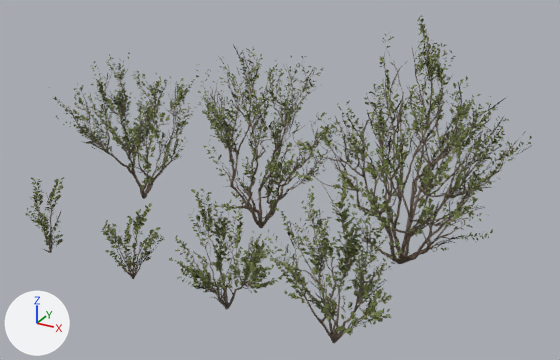
What one commit did to the glTF model assets/models/bush_dry.glb.
Rendered twice from a camera (50 mm lens) standing at (3.59, -5.41, 3.64) and looking at (0.49, 0.22, 0.82). Arrows for +X, +Y and +Z are at lower left; the lights stay in place. The older version comes first. Vertices at exactly the same position are counted once.

The older version as bpy lines, for what is in view:
```python
ob_searsia_lucida_a_lod0 = bpy.data.objects.new('searsia_lucida_a_LOD0', me_cube_070)
ob_searsia_lucida_a_lod0.location = (1.5, 0.725, 0.0)
ob_searsia_lucida_b_lod0 = bpy.data.objects.new('searsia_lucida_b_LOD0', me_cube_071)
ob_searsia_lucida_b_lod0.location = (0.0, 0.725, 0.0)
ob_searsia_lucida_c_lod0 = bpy.data.objects.new('searsia_lucida_c_LOD0', me_cube_068)
ob_searsia_lucida_c_lod0.location = (-1.5, 0.725, 0.0)
ob_searsia_lucida_d_lod0 = bpy.data.objects.new('searsia_lucida_d_LOD0', me_cube_069)
ob_searsia_lucida_d_lod0.location = (1.5, -0.725, 0.0)
ob_searsia_lucida_e_lod0 = bpy.data.objects.new('searsia_lucida_e_LOD0', me_cube_064)
ob_searsia_lucida_e_lod0.location = (0.5, -0.725, 0.0)
ob_searsia_lucida_g_lod0 = bpy.data.objects.new('searsia_lucida_g_LOD0', me_cube_067)
ob_searsia_lucida_g_lod0.location = (-1.5, -0.725, 0.0)
# also in view: 'searsia_lucida_f_LOD0' at (-0.51, -0.69, 0.36)
```
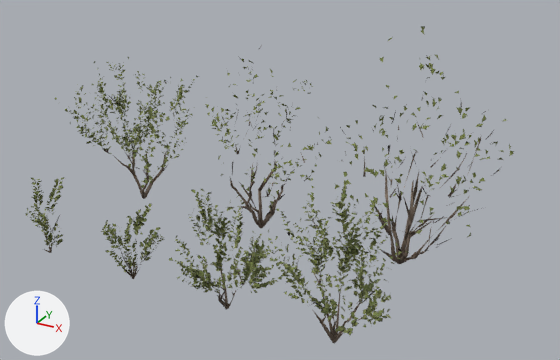
Pixel boxes (x1, y1, x2, y2) of what changed, in the pictures (560 x 360 px):
'searsia_lucida_a_LOD0', reshaped (12% narrower)
    before: (290, 15, 532, 264)
    after: (300, 26, 514, 264)
'searsia_lucida_b_LOD0', reshaped
    before: (196, 44, 343, 228)
    after: (205, 45, 330, 228)
'searsia_lucida_d_LOD0', reshaped
    before: (265, 172, 409, 344)
    after: (268, 172, 409, 344)
'searsia_lucida_c_LOD0', reshaped
    before: (48, 53, 199, 199)
    after: (55, 57, 198, 199)
part 1 of me_cube_070, deleted
    before: (290, 15, 532, 252)
part 2 of me_cube_070, cut back
    before: (301, 37, 532, 264)
    after: (337, 96, 467, 200)
part 3 of me_cube_071, deleted
    before: (196, 48, 343, 217)
part 4 of me_cube_071, cut back
    before: (198, 44, 331, 228)
    after: (217, 73, 317, 211)
part 5 of me_cube_068, deleted
    before: (48, 53, 193, 187)
part 6 of me_cube_068, cut back
    before: (52, 62, 199, 199)
    after: (80, 71, 183, 181)
part 7 of me_cube_069, deleted
    before: (265, 179, 403, 331)
part 8 of me_cube_069, cut back
    before: (273, 186, 385, 343)
part 9 of me_cube_064, deleted
    before: (175, 192, 270, 304)
part 10 of me_cube_064, cut back
    before: (185, 222, 261, 310)

The edits, one by one:
me_cube_070 is used by ob_searsia_lucida_a_lod0; location (1.5, 0.725, 0.0).
me_cube_070 had 16358 vertices, 13164 faces and spanned x -0.82..0.97, y -1.1..0.84, z -0.02..2.3.
me_cube_070 now has 1384 vertices, 765 faces and spans x -0.75..0.84, y -0.88..0.74, z -0.02..2.19.
me_cube_070 part 1: 3173 loose pieces with 12435 vertices, spanning x -0.82..0.95, y -1.1..0.84, z 0.18..2.3, are deleted.
me_cube_070 part 2: 21 vertices moved within x -0.52..0.71, y -0.79..0.57, z 0.48..1.49; 2539 vertices removed from x -0.74..0.97, y -0.87..0.74, z 0.02..2.09.
me_cube_071 is used by ob_searsia_lucida_b_lod0; location (0.0, 0.725, 0.0).
me_cube_071 had 13082 vertices, 9852 faces and spanned x -0.72..0.73, y -0.64..0.85, z -0.02..1.91.
me_cube_071 now has 1284 vertices, 685 faces and spans x -0.62..0.66, y -0.59..0.81, z -0.02..1.91.
me_cube_071 part 3: 2668 loose pieces with 9698 vertices, spanning x -0.72..0.73, y -0.64..0.85, z 0.16..1.91, are deleted.
me_cube_071 part 4: 30 vertices moved within x -0.41..0.43, y -0.53..0.74, z 0.23..1.65; 2100 vertices removed from x -0.68..0.65, y -0.62..0.82, z 0.02..1.89.
me_cube_068 is used by ob_searsia_lucida_c_lod0; location (-1.5, 0.725, 0.0).
me_cube_068 had 12094 vertices, 8014 faces and spanned x -0.78..0.72, y -0.61..0.62, z -0.02..1.61.
me_cube_068 now has 4338 vertices, 1842 faces and spans x -0.78..0.72, y -0.58..0.62, z -0.02..1.58.
me_cube_068 part 5: 1457 loose pieces with 5517 vertices, spanning x -0.78..0.66, y -0.61..0.61, z 0.15..1.61, are deleted.
me_cube_068 part 6: 43 vertices moved within x -0.54..0.4, y -0.49..0.52, z 0.19..1.38; 2239 vertices removed from x -0.77..0.58, y -0.55..0.61, z 0.02..1.49.
me_cube_069 is used by ob_searsia_lucida_d_lod0; location (1.5, -0.725, 0.0).
me_cube_069 had 8822 vertices, 5554 faces and spanned x -0.583..0.512, y -0.526..0.426, z -0.014..1.409.
me_cube_069 now has 4237 vertices, 1938 faces and spans x -0.583..0.51, y -0.514..0.426, z -0.014..1.409.
me_cube_069 part 7: 1064 loose pieces with 3843 vertices, spanning x -0.509..0.505, y -0.526..0.393, z 0.156..1.352, are deleted.
me_cube_069 part 8: 2 vertices moved within x 0.12..0.301, y -0.116..0.213, z 0.393..0.562; 741 vertices removed from x -0.582..0.512, y -0.46..0.287, z 0.036..1.264.
Other edits to the shape of me_cube_069 do not show in these pictures.
me_cube_064 is used by ob_searsia_lucida_e_lod0; location (0.5, -0.725, 0.0).
me_cube_064 had 5849 vertices, 3766 faces and spanned x -0.515..0.51, y -0.34..0.353, z -0.014..1.006.
me_cube_064 now has 3763 vertices, 1888 faces and spans x -0.515..0.51, y -0.308..0.353, z -0.014..1.006.
me_cube_064 part 9: 435 loose pieces with 1640 vertices, spanning x -0.51..0.444, y -0.34..0.308, z 0.002..1.002, are deleted.
me_cube_064 part 10: 3 vertices moved within x -0.042..0.166, y 0.008..0.213, z 0.339..0.625; 446 vertices removed from x -0.378..0.411, y -0.258..0.248, z 0.041..0.732.
